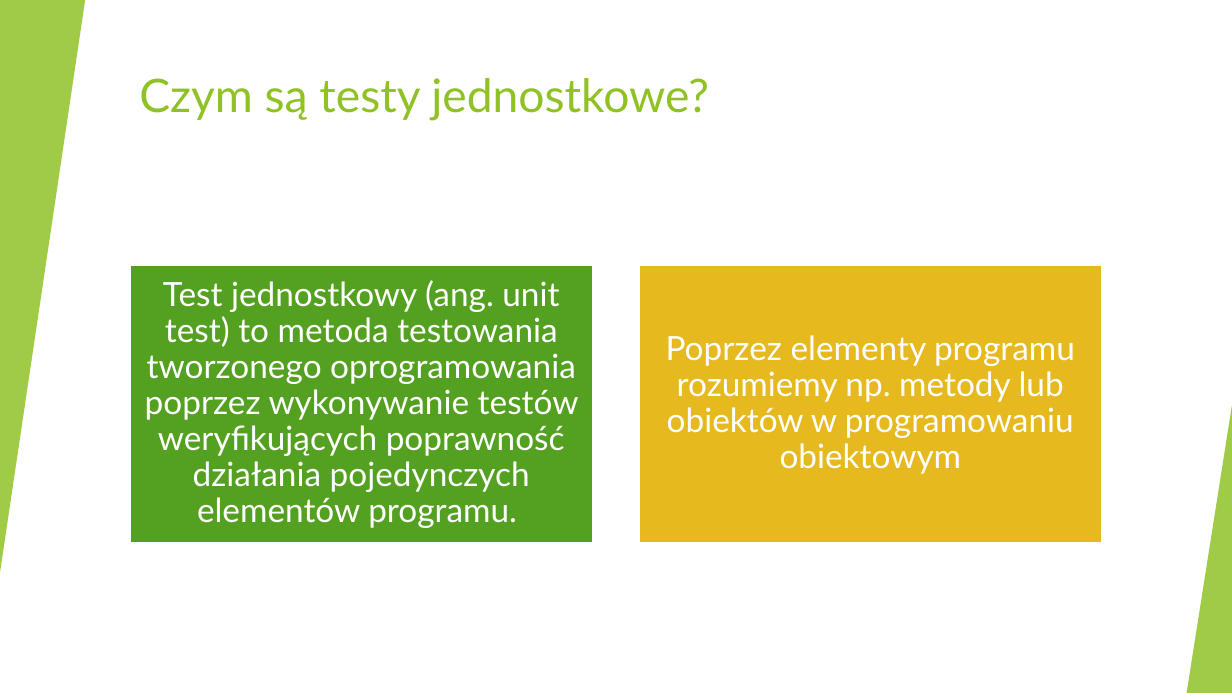
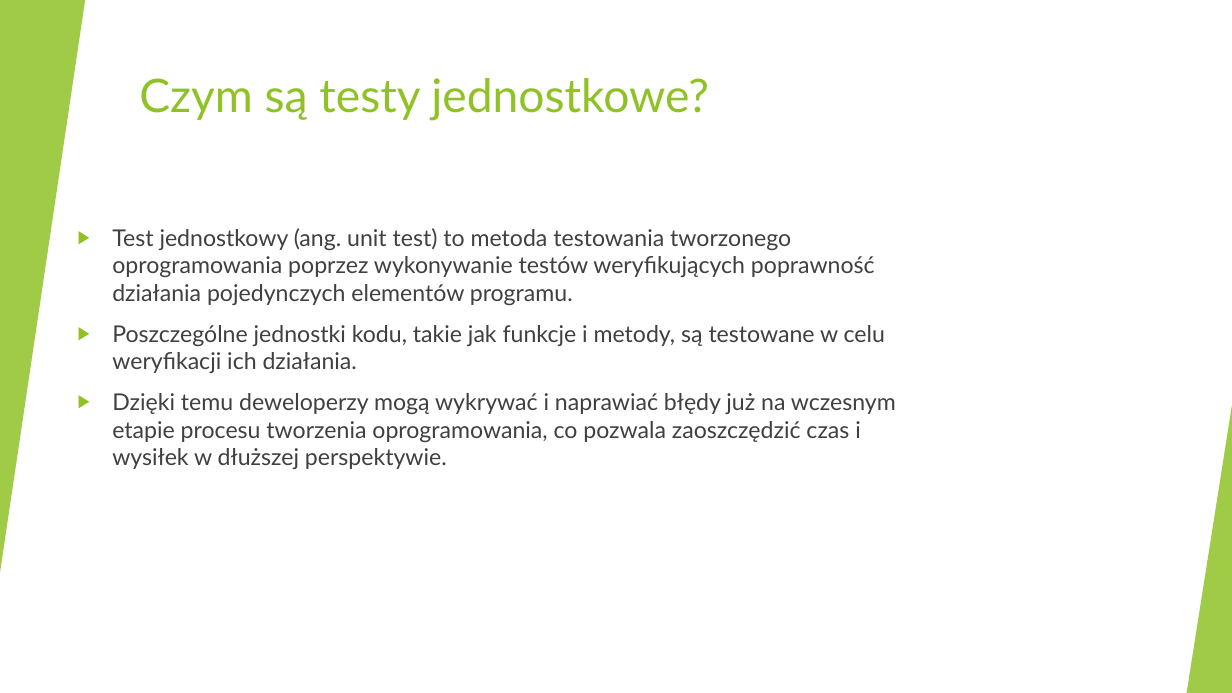
Before and after one commit to markow1997/AdvanceProgrammingTechniques_2223, a slide deck: slide 2 of KonradStepniak/Testy jednostkowe Konrad Stępniak.pptx. Drawn at 1232x693 pixels with LibreOffice and Linux fonts; fonts in the diff are those of the drawing. Boxes give left, top, right and bottom in pixels: in the first picture for what was removed or moved away, otherwise in the second. Text is boxed around its words. In the diff, an @@ line names an element or a change of style, - is before the commit and + after.

Commit message:
Update presentation (#294)

```diff
--- a/KonradStepniak/Testy jednostkowe Konrad Stępniak.pptx
+++ b/KonradStepniak/Testy jednostkowe Konrad Stępniak.pptx
@@ text added at (112, 228, 896, 469), 18 pt, text #404040 @@
+▶ Test jednostkowy (ang. unit test) to metoda testowania tworzonego oprogramowania poprzez wykonywanie testów weryfikujących poprawność działania pojedynczych elementów programu.
+▶ Poszczególne jednostki kodu, takie jak funkcje i metody, są testowane w celu weryfikacji ich działania.
+▶ Dzięki temu deweloperzy mogą wykrywać i naprawiać błędy już na wczesnym etapie procesu tworzenia oprogramowania, co pozwala zaoszczędzić czas i wysiłek w dłuższej perspektywie.
@@ group removed at (130, 265, 1103, 543): 2 rectangles, 2 texts @@
-Test jednostkowy (ang. unit test) to metoda testowania tworzonego oprogramowania poprzez wykonywanie testów weryfikujących poprawność działania pojedynczych elementów programu.
-Poprzez elementy programu rozumiemy np. metody lub obiektów w programowaniu obiektowym
```
Also in this commit, not shown: 3 other slides changed, 10 slides added, 3 slides removed.
